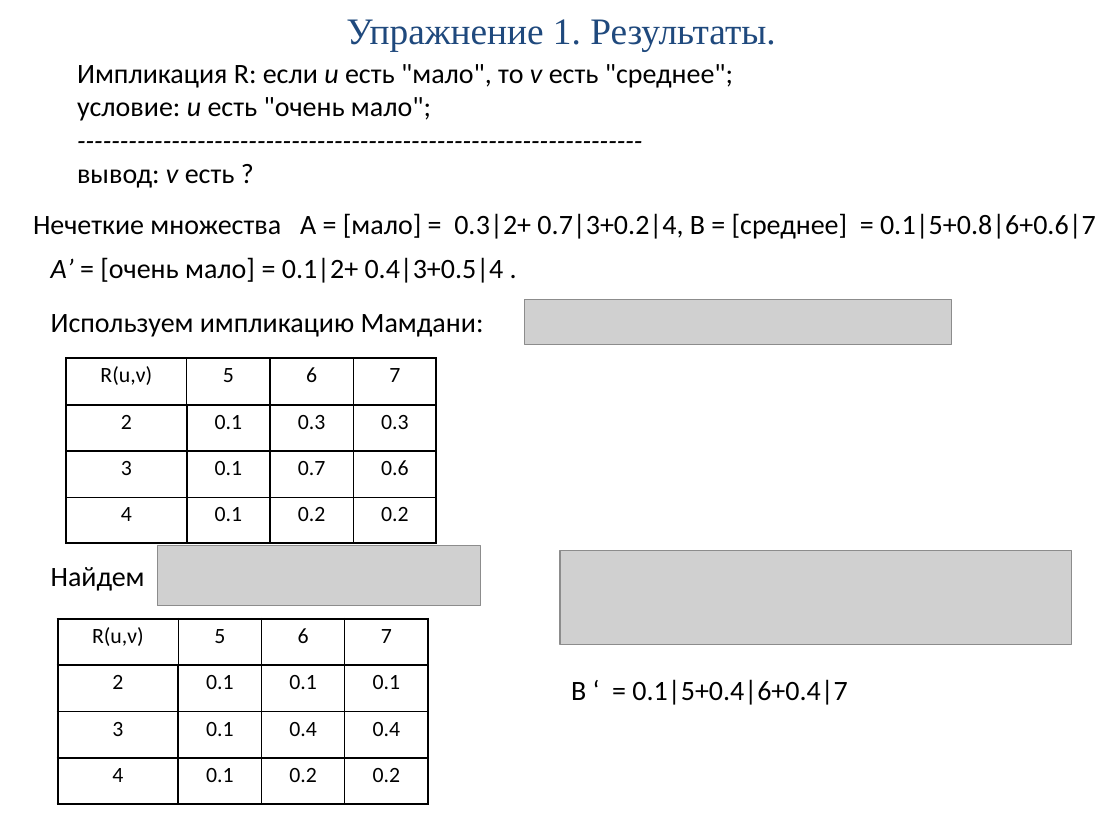
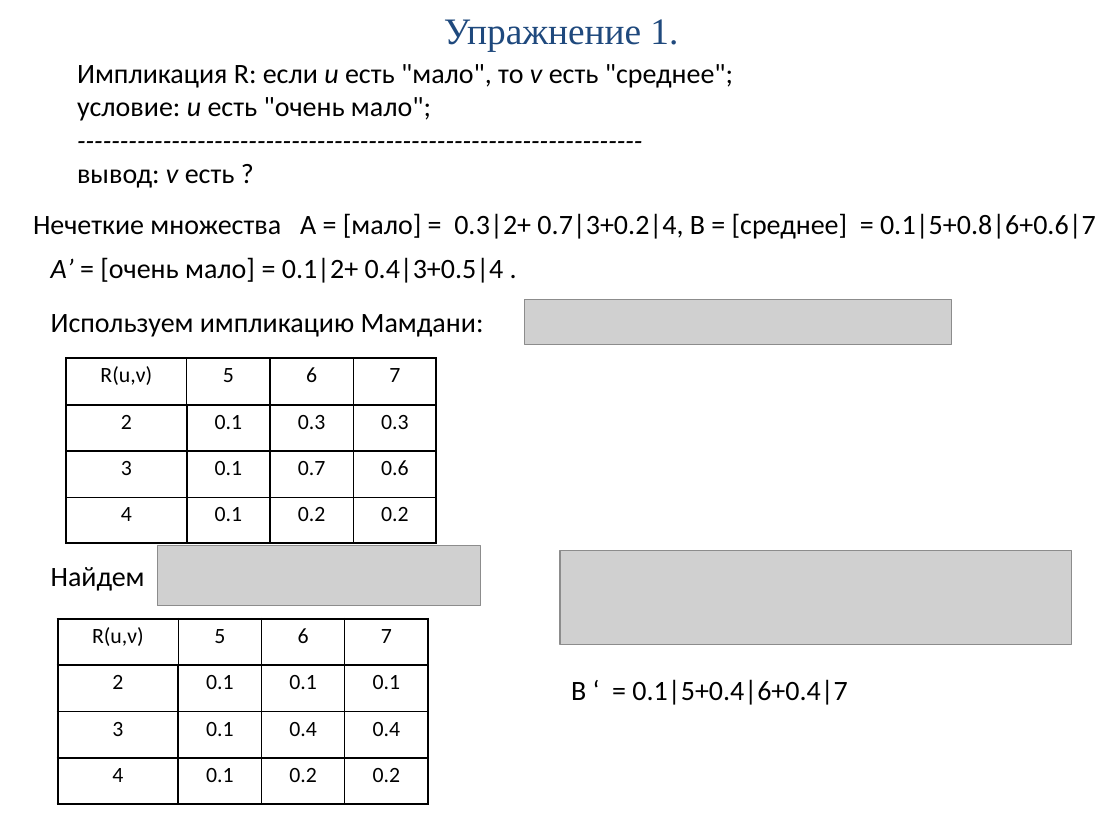
Before and after one commit to PPPoE15/MASTER, a slide deck: slide 6 of 2_sem/ISU/practice/ИСУ_практ_3.pptx (slide 9 before the commit). Drawn at 1120x840 pixels with LibreOffice and Linux fonts; fonts in the diff are those of the drawing; grey boxes stand for pictures. Boxes give left, top, right and bottom in pixels: in the first picture for what was removed or moved away, otherwise in the second. Text is boxed around its words. In the diff, an @@ line names an element or a change of style, - is before the commit and + after.

```diff
--- a/2_sem/ISU/practice/ИСУ_практ_3.pptx
+++ b/2_sem/ISU/practice/ИСУ_практ_3.pptx
@@ title at bbox=[444, 19, 678, 51]: text changed @@
-Упражнение 1. Результаты.
+Упражнение 1.
```
Also in this commit, not shown: 4 other slides changed, 7 slides removed, 8 other files.
